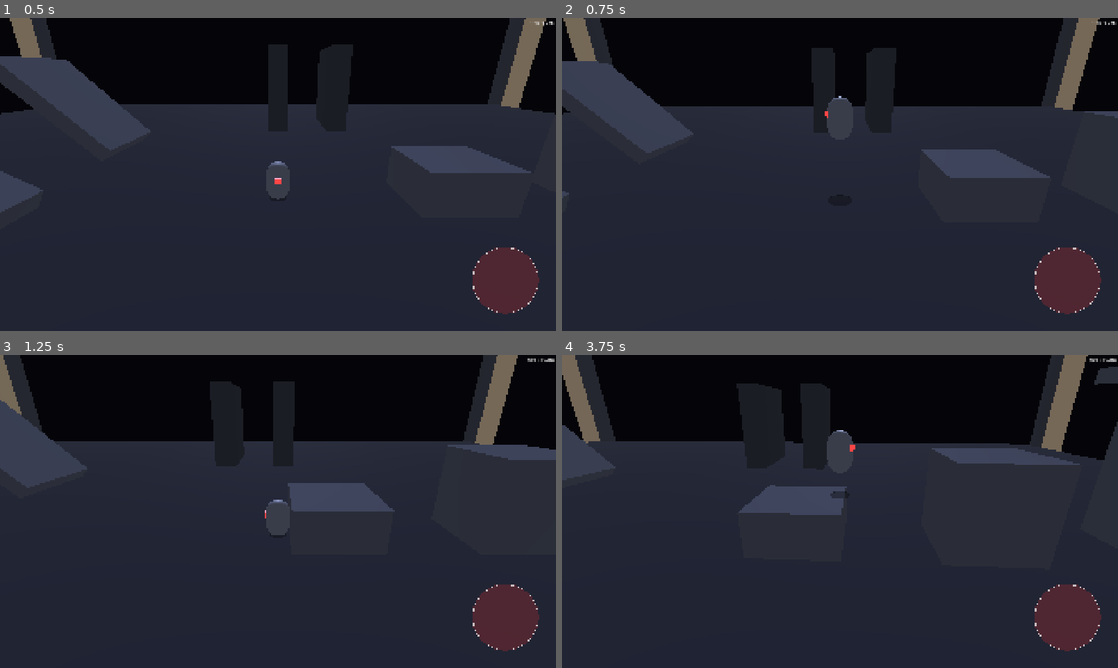
Above: before the commit, frames 1-4 (two rows, left to right).
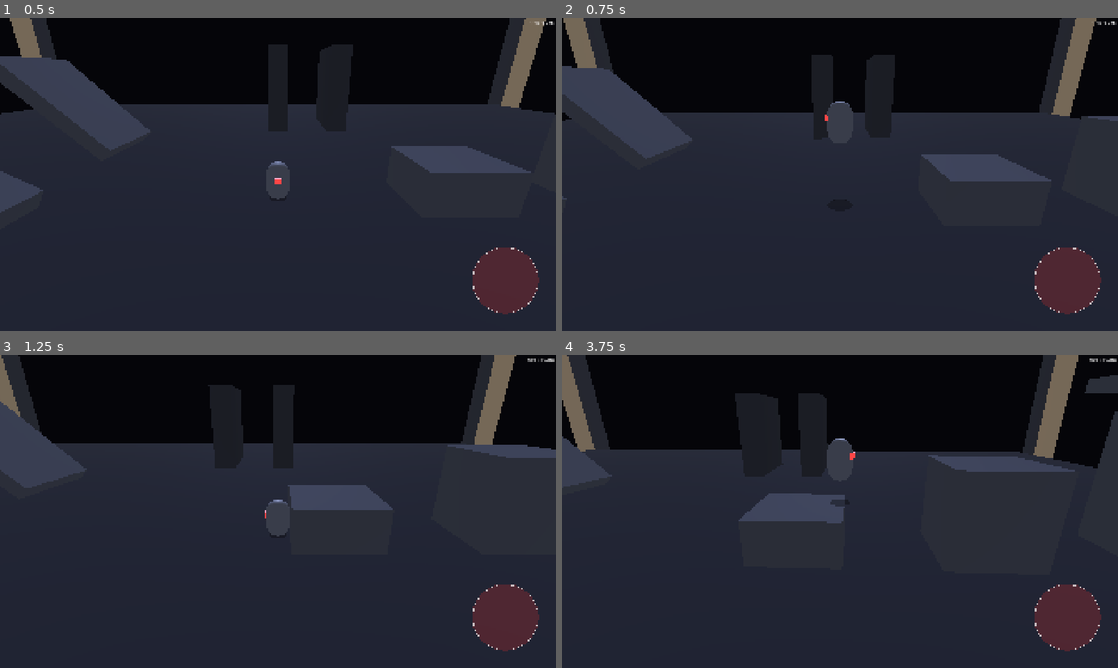
Above: after the commit, the same moments.

Repository: Adam-Vozzo/mobile-game-6
Game: Godot game, scene res://scenes/levels/feel_lab.tscn
Two runs of this game, one before a commit and one after it. Both use one fixed random seed, a clock stepped at 60 frames per second and the inputs below.
Inputs (mouse positions are in pixels of both pictures, inside the frame that each line leads up to):
- Up to frame 1 (0.5 s): no input
- Up to frame 2 (0.75 s): tap Enter at 0.5 s; move the mouse to (962, 158) at 0.52 s; hold Right (move_right) from 0.53 s (still down); hold Space (jump) from 0.53 s (still down); click (962, 158) at 0.67 s
- Up to frame 3 (1.25 s): keep holding Right (move_right); keep holding Space (jump)
- Up to frame 4 (3.75 s): release Right (move_right) at 1.25 s; release Space (jump) at 1.25 s; drag from (728, 527) to (812, 574) at 1.27 s; move the mouse to (895, 442) at 2.02 s; hold Right (move_right) 2.03-2.75 s; hold Space (jump) 2.03-2.75 s; drag from (812, 574) to (673, 464) at 2.77 s; move the mouse to (1006, 558) at 3.52 s; hold Left (move_left) from 3.53 s (still down); hold Space (jump) from 3.53 s (still down)

Frame 1 is identical in both runs. In frame 2, 3.6% of the frame differs, in the area x 0-100%, y 0-58%; in frame 3, 1.4%; in frame 4, 7.5%, in the area x 0-100%, y 0-54%.

Commit message:
Camera: snap reference on takeoff to fix mid-smoothing jump jitter
On-device feedback after the iter 51 follow-ups all landed: "if you
jump too soon after landing on a new surface level the camera will do
a little vertical movement."

Diagnosis: reference floor smooths 6/sec (~400 ms settle) on landing
to a new tier (PR #67). Held during airborne (correct). If the player
jumps before smoothing completes, reference is mid-transit (e.g. 0.5)
even though they're standing on the new tier (Y=1.5). apex_y =
ref + apex_band = 0.5 + 2.0 = 2.5. A normal jump from Y=1.5 peaks at
~3.15 (Euler), which exceeds 2.5 → track-up branch fires → camera
lifts then drops as the player crests and descends. Visible vertical
motion during a "normal" jump.

Fix: on the grounded → airborne transition, snap `_reference_floor_y`
to `player.y` so the apex check uses the takeoff position as its
anchor. Recompute `_air_offset` against the fresh effective_target in
the same frame so the camera's world position stays continuous (no
vertical pop on the takeoff frame).

scripts/camera/camera_rig.gd:
- New `_was_on_floor: bool = true` state for the transition detection.
- `_process` gets a takeoff-detection block at the top: snap reference
  before computing effective_target; recompute _air_offset against
  the fresh effective_target before the airborne rigid translate.
- Comments updated to explain the reasoning and composition with the
  reference-floor smoothing.

tests/test_controller_kinematics.gd:
- `_test_takeoff_reference_snap` (10 assertions): snap math
  (reference becomes player.y, idempotent, no-op when settled),
  offset recompute keeps camera Y continuous, held branch fires at
  both Euler peak and analytic peak with the default multiplier,
  pre-fix contrast (mid-smoothing reference would trigger track-up
  with >0.1 m camera motion).

docs/DECISIONS.md:
- New ADR 2026-05-13 with the trace, the snap-and-offset-recompute
  decision, four rejected alternatives (separate anchor state,
  faster smoothing rate, velocity-based detection, eager pre-jump
  snap).

Smoothing semantics on landing are unchanged — reference still eases
toward the new tier at 6/sec (PR #67), camera still tracks falls
below reference (PR #68), and the 15% apex headroom still absorbs
jitter at peak (PR #69). Only the takeoff transition now interrupts
the smoothing to give the airborne phase a stable anchor.

Co-Authored-By: Claude Opus 4.7 (1M context) <noreply@anthropic.com>

Diff:
--- a/scripts/camera/camera_rig.gd
+++ b/scripts/camera/camera_rig.gd
@@ -138,6 +138,15 @@
 # hops all flow into the camera; airborne frames leave the reference alone
 # so jumps don't lift the camera unless the apex is exceeded.
 var _reference_floor_y: float = 0.0
+# Tracks the player's grounded state from the previous frame so we can
+# detect takeoff (true → false) and landing (false → true) transitions.
+# Used by the takeoff reference snap: if the reference was still smoothing
+# toward the player's current floor when they jumped, the apex check would
+# fire spuriously during the jump (apex_y = mid_smooth + band sits below
+# the jump's actual peak even though the player is only doing a normal
+# jump from the new tier). Snapping on takeoff makes the check use the
+# correct anchor.
+var _was_on_floor: bool = true
 
 @onready var _camera: Camera3D = $Camera
 
@@ -154,7 +163,18 @@
 		return
 	var target_pos := _target.global_position
 	var on_floor := _is_target_on_floor()
+	# Takeoff detection: if the reference floor was still smoothing toward
+	# the player's current floor when they jumped, the apex check would fire
+	# spuriously during the jump (mid-smooth reference + band < jump peak).
+	# Snap reference to player.y on the takeoff frame so the check uses the
+	# correct anchor for the whole airborne phase. The _air_offset is
+	# recomputed below against the fresh effective_target so the camera's
+	# world position stays continuous across the snap (no vertical pop).
+	var just_took_off := _was_on_floor and not on_floor
+	if just_took_off:
+		_reference_floor_y = target_pos.y
 	_update_reference_floor(target_pos.y, on_floor, delta)
+	_was_on_floor = on_floor
 	# Effective target: the position the camera *tracks*. X/Z follow the player
 	# exactly; Y is the vertical-follow ratchet's output (held at reference
 	# floor below apex; tracks the player above apex). All camera-position
@@ -171,6 +191,15 @@
 		_place_camera_initial(effective_target)
 		_air_offset = _camera.global_position - effective_target
 		_initialized = true
+
+	# Takeoff: recompute _air_offset against the freshly-snapped
+	# effective_target. The airborne rigid translate below uses
+	# `effective_target + _air_offset`, so updating both together keeps
+	# `_camera.global_position` continuous — the camera stays exactly where
+	# it was on the last grounded frame, but the conceptual anchor is now
+	# the snapped reference.
+	if just_took_off:
+		_air_offset = _camera.global_position - effective_target
 
 	# Airborne: rigid follow. Reconstruct the camera position as
 	# `effective_target + _air_offset` *before* drag/look_at runs, so any
--- a/tests/test_controller_kinematics.gd
+++ b/tests/test_controller_kinematics.gd
@@ -83,6 +83,7 @@
 	_test_vertical_follow_ratchet()
 	_test_default_apex_height_formula()
 	_test_reference_floor_smoothing()
+	_test_takeoff_reference_snap()
 	_report()
 
 
@@ -2771,3 +2772,95 @@
 # regardless of smoothing rate, since the camera has no prior pose to ease from.
 func _ref_update_initial(player_y: float) -> float:
 	return player_y
+
+
+func _test_takeoff_reference_snap() -> void:
+	## Mirrors the takeoff-detection block at the top of `camera_rig.gd::_process`.
+	## When the player goes from grounded → airborne, we snap `_reference_floor_y`
+	## to `player.y` and recompute `_air_offset` so the camera position stays
+	## continuous. Without the snap, a jump while reference is still smoothing
+	## toward the player's current tier would compute apex_y from the
+	## mid-smoothing value — a normal jump from the new tier would then exceed
+	## apex_y and trigger spurious track-up motion mid-jump.
+	print("\n-- Camera takeoff reference snap --")
+	const DEFAULT_MULT := 1.15
+	var snappy_apex := (11.5 * 11.5) / (2.0 * 38.0)  # ≈ 1.74 m
+	# Approximate semi-implicit-Euler peak at 60 fps with Snappy params.
+	# Stays a bit below the analytic max — see `_test_default_apex_height_formula`.
+	var snappy_peak_euler := 1.646
+
+	# --- Scenario: player jumped from tier A (Y=0) to tier B (Y=1.5).
+	# Reference was 0 pre-jump, smoothed partway during the airborne phase
+	# up to landing, and has been smoothing further on grounded frames since
+	# they landed. Pre-takeoff reference is mid-smooth at 0.5 (about 1/3
+	# of the way to 1.5). Camera Y is at `ref + lift = 0.5 + 2.85 = 3.35`.
+	var ref_mid_smooth := 0.5
+	var player_takeoff_y := 1.5
+	var cam_y_pre := 3.35
+	# Camera lift = sin(22°) * 6 + 0.6 = 2.25 + 0.60 = 2.85, matching
+	# `camera_rig.gd::_place_camera_initial` / `_process` ground branch.
+	# `cam_y_pre` (3.35) above already reflects ref_mid_smooth + 2.85.
+
+	# --- Snap: reference → player.y ---
+	var snapped_ref := _ref_snap_at_takeoff(ref_mid_smooth, player_takeoff_y)
+	_ok("snap: reference becomes player.y at takeoff",
+		_near(snapped_ref, player_takeoff_y))
+	_ok("snap: reference no longer at mid-smoothing value",
+		not _near(snapped_ref, ref_mid_smooth))
+	_ok("snap is idempotent: same player.y → same reference",
+		_near(_ref_snap_at_takeoff(snapped_ref, player_takeoff_y), player_takeoff_y))
+
+	# --- Offset recompute: keeps camera world Y continuous ---
+	# After snap, effective_y = compute_effective_y(player.y) with new ref.
+	# player.y == ref → hold branch → effective_y = ref.
+	var new_effective_y := _eff_y(player_takeoff_y, snapped_ref, snappy_apex, DEFAULT_MULT)
+	_ok("post-snap: effective_y at takeoff equals snapped reference",
+		_near(new_effective_y, snapped_ref))
+	# new _air_offset = camera_pre - new_effective.
+	var new_air_offset_y := cam_y_pre - new_effective_y
+	# After rigid translate: cam_post = effective + air_offset.
+	var cam_y_post := new_effective_y + new_air_offset_y
+	_ok("post-snap: camera Y is continuous (no pop on takeoff frame)",
+		_near(cam_y_post, cam_y_pre))
+
+	# --- During the jump: held branch fires (no track-up) ---
+	# Player's actual peak at semi-implicit Euler: `takeoff_y + peak_euler`.
+	var player_y_peak := snapped_ref + snappy_peak_euler
+	var effective_y_at_peak := _eff_y(player_y_peak, snapped_ref, snappy_apex, DEFAULT_MULT)
+	_ok("during jump: at Euler peak with default multiplier → hold (no track-up)",
+		_near(effective_y_at_peak, snapped_ref))
+	# Even at the analytic peak (a bit higher than Euler), the 15% headroom
+	# from `apex_height_multiplier = 1.15` keeps the player below apex_y.
+	var player_y_analytic_peak := snapped_ref + snappy_apex
+	_ok("during jump: at analytic peak with default multiplier → hold",
+		_near(_eff_y(player_y_analytic_peak, snapped_ref, snappy_apex, DEFAULT_MULT), snapped_ref))
+
+	# --- Contrast: WITHOUT the snap (the pre-fix behaviour) ---
+	# Reference would still be at mid-smoothing. Same Euler peak would now
+	# exceed apex_y = ref_mid_smooth + apex_band, triggering track-up.
+	var effective_y_unfixed := _eff_y(player_y_peak, ref_mid_smooth, snappy_apex, DEFAULT_MULT)
+	_ok("pre-fix: same peak with mid-smoothing reference → track-up fires",
+		effective_y_unfixed > ref_mid_smooth)
+	var camera_motion_amount := absf(effective_y_unfixed - ref_mid_smooth)
+	_ok("pre-fix: track-up amount is non-trivial (visible camera motion)",
+		camera_motion_amount > 0.1)
+
+	# --- Same-tier takeoff (no mid-smoothing in progress): snap is a no-op ---
+	# If reference was already at player.y (smoothing converged or never
+	# diverged), the snap doesn't change anything.
+	var ref_settled := 1.5
+	var snapped_settled := _ref_snap_at_takeoff(ref_settled, 1.5)
+	_ok("same-tier takeoff: snap is a no-op when reference already at player.y",
+		_near(snapped_settled, ref_settled))
+	var settled_air_offset_y := cam_y_pre - 1.5
+	_ok("same-tier takeoff: _air_offset unchanged from pre-takeoff value",
+		_near(settled_air_offset_y, new_air_offset_y))
+
+
+# Mirrors camera_rig.gd's takeoff branch: snap reference to player.y on the
+# is_on_floor: true → false transition. The previous reference value is
+# explicitly discarded — the whole point is to overwrite it with the current
+# floor.
+@warning_ignore("unused_parameter")
+func _ref_snap_at_takeoff(current_ref: float, player_y: float) -> float:
+	return player_y
Not shown, changed: docs/DECISIONS.md
